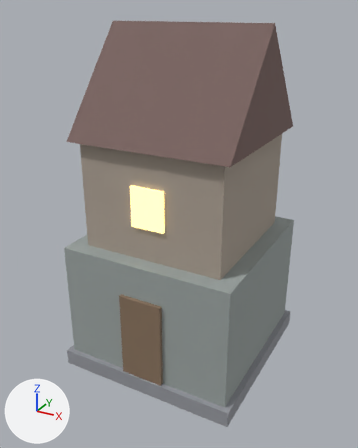
Before and after pictures for a commit that changed the glTF model web/assets/meshes/house_b.glb.
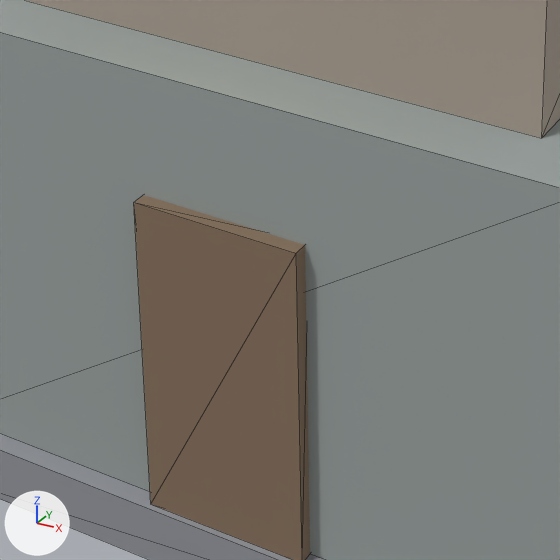
Each version is shown whole from a camera (50 mm lens) standing at (4.0, -7.54, 6.43) and looking at (-0.04, -0.2, 2.75), then close up on the part from 24% to 63% of the width and 55% to 86% of the height. Lighting does not change. The marker at lower left points along +X, +Y and +Z. The last two pictures show the newer version. The close-ups show mesh edges as thin lines. Vertices at exactly the same position are counted once.

Objects in the first close-up: 'house_b'.
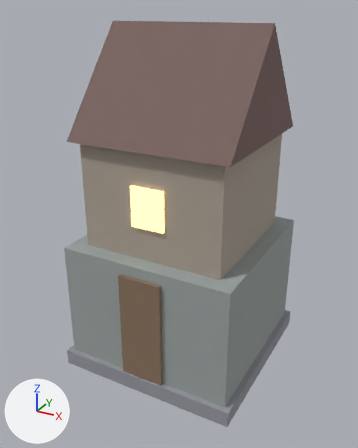
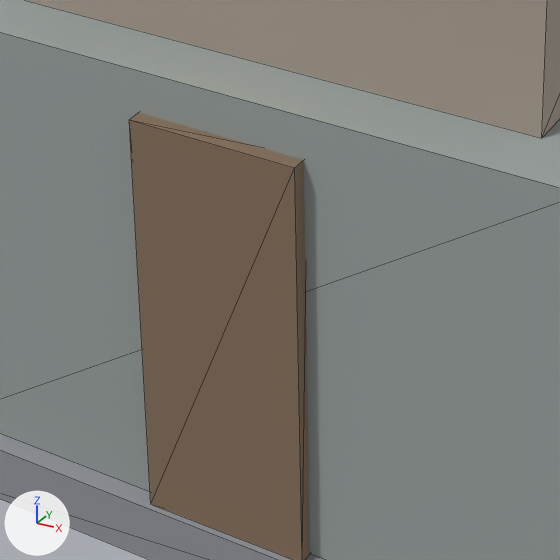
Changed parts and their boxes [x1, y1, x2, y2] in the close-ups (560 x 560 px; the box of a moved part takes in the faces that stretch with it):
part 1 of me_house_b, moved or reshaped: before [134, 195, 310, 560]; after [129, 113, 310, 560]

Edits to the bpy script that builds the scene:
```text
Change me_house_b:
    where me_house_b.from_pydata(...)  # 46 vertices, 68 faces; spans x -1.7..1.7, y -1.7..1.7, z 0.0..6.2
    used by ob_house_b; location = (0.0, 0.0, 0.0)
    before: 34 (-0.4, -1.67, 1.9) at pixel (133, 202), 35 (0.4, -1.67, 1.9) at pixel (296, 253), 36 (0.4, -1.57, 1.9), 37 (-0.4, -1.57, 1.9)
    me_house_b part 1
    add for i in [*range(34, 38)]: me_house_b.vertices[i].co += Vector((0.0, 0.0, 0.4))
```
